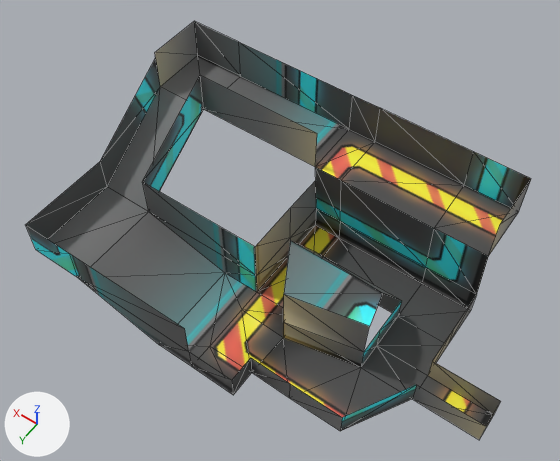
The Blender file projects/VS2022/raylib_game/resources/testMap.blend, before and after one commit.
Both versions are drawn from a 50 mm lens placed at (-2.3, 23.9, 44.6), pointed at (16.0, -1.7, 4.4). Arrows for +X, +Y and +Z are at lower left; the lights stay in place. Mesh edges are drawn as thin lines.
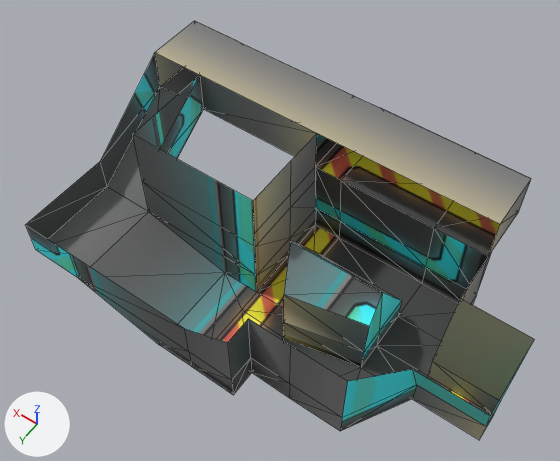
Changed parts and their boxes [x1, y1, x2, y2] in the pictures (560 x 461 px):
'Cube', reshaped: before [26, 21, 531, 439]; after [26, 21, 534, 439]
part 1 of me_cube_001, built on: before [101, 57, 400, 326]; after [101, 21, 534, 426]

The change, as a list of edits to the scene's bpy script:
```text
Change me_cube_001:
    used by ob_cube; location = (0.0, 0.0, 0.0); rotation_euler = (1.571, 0.0, 0.0), in degrees (90, 0, 0)
    remove me_cube_001.from_pydata(...)  # 87 vertices, 134 faces; spans x -1.0..30.4, y -1.2..9.0, z -7.4..11.1
    add me_cube_001.from_pydata(...)  # 101 vertices, 155 faces; spans x -1.1..30.4, y -1.2..9.0, z -7.4..11.1
    me_cube_001 part 1
    3 vertices are removed from x 8.0..30.4, y 4.4..8.6, z 1.4..7.1
    6 faces are deleted
    17 vertices are added at x -1.1..26.3, y 4.4..9.0, z -7.4..7.1
    27 new faces join them
```
